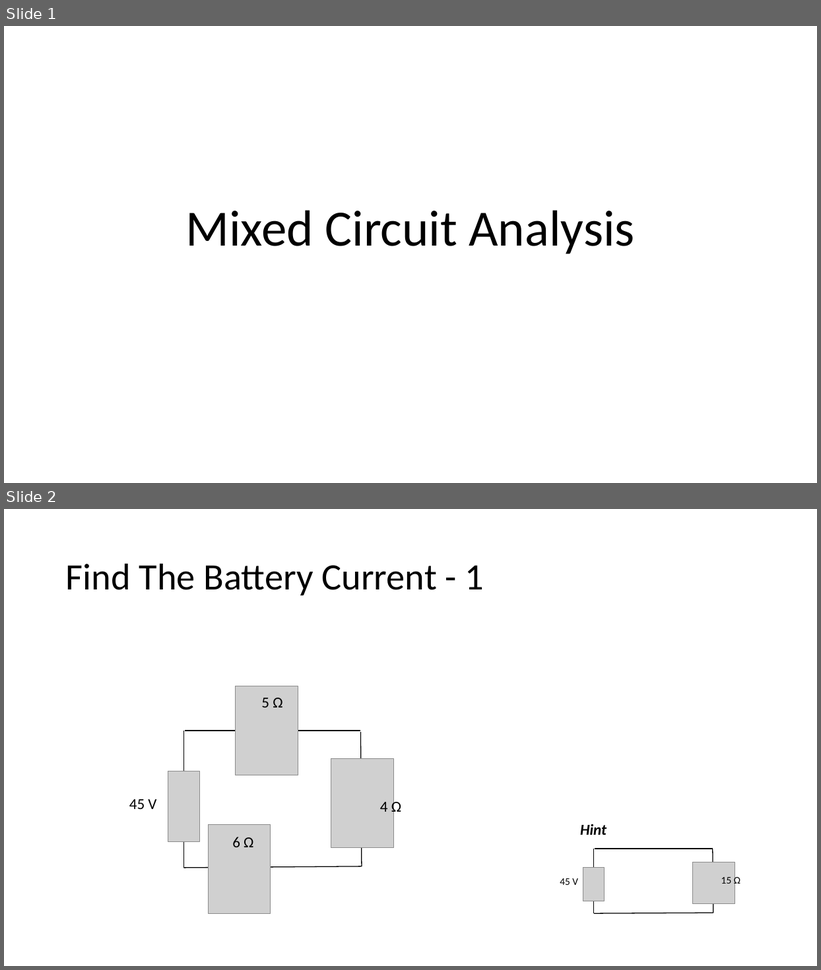
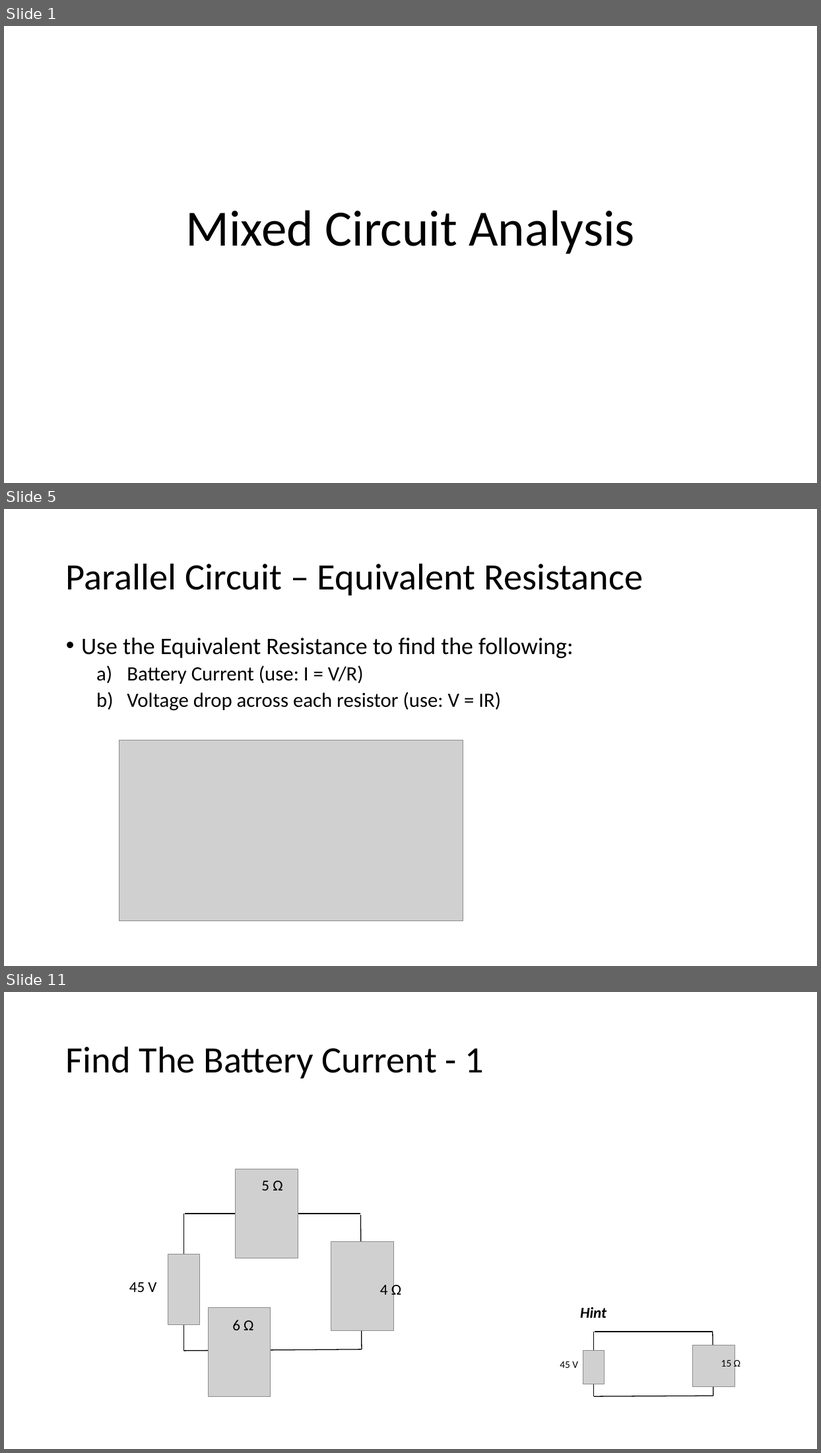
Before and after one commit to Greg5519/SPH3U0, a slide deck: Unit 2 Electricity and Magnetism/Day 05 Mixed Circuit Analysis/Mixed Circuit Analysis.pptx. Shown one above the other, each under a label of ours: slides 1 and 2 before the commit, slides 1, 5 and 11 after it; the slides between them are not shown. The pictures are 821x970 and 821x1453 pixels, drawn with LibreOffice and Linux fonts; fonts in the diff are those of the drawing; grey boxes stand for pictures. Boxes give left, top, right and bottom in pixels: in the first picture for what was removed or moved away, otherwise in the second. Text is boxed around its words. In the diff, an @@ line names an element or a change of style, - is before the commit and + after.

```diff
--- a/Unit 2 Electricity and Magnetism/Day 05 Mixed Circuit Analysis/Mixed Circuit Analysis.pptx
+++ b/Unit 2 Electricity and Magnetism/Day 05 Mixed Circuit Analysis/Mixed Circuit Analysis.pptx
@@ slide 5 added at <box>4,509,817,966</box>, background #FFFFFF @@
@@ title added at <box>66,563,643,595</box>, 44 pt, text #000000 @@
+Parallel Circuit – Equivalent Resistance
@@ text added at <box>81,638,574,711</box>, 24 pt, text #000000 @@
+• Use the Equivalent Resistance to find the following:
+  a) Battery Current (use: I = V/R)
+  b) Voltage drop across each resistor (use: V = IR)
@@ picture added at <box>120,741,463,921</box> @@
@@ what was slide 2 is now slide 11 @@
```
Also in this commit, not shown: 1 slide changed, 8 other slides added, 1 other file.
